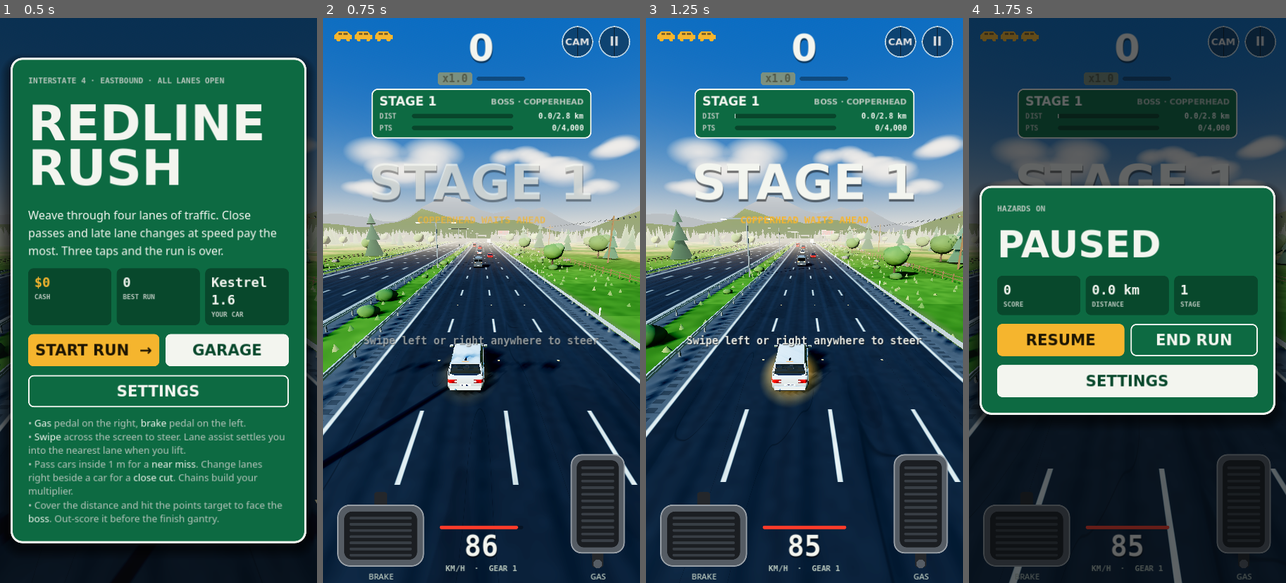
Above: before the commit, frames 1-4 (left to right).
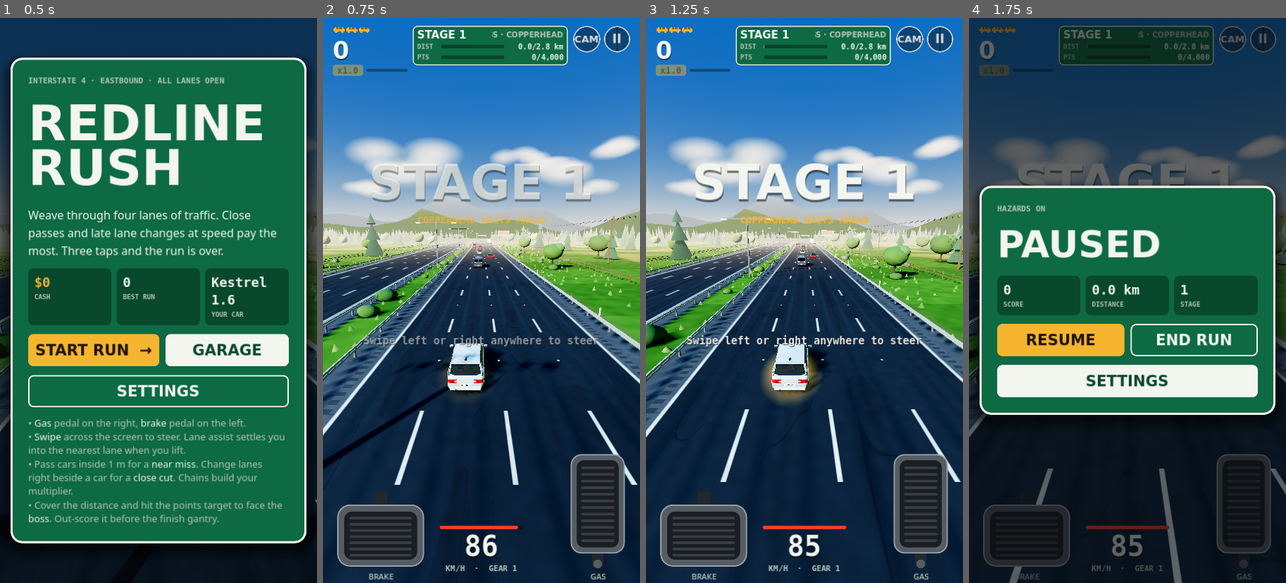
Above: after the commit, the same moments.

Repository: dexdev4/hesigame
Game: Godot game, scene res://scenes/main.tscn
Same seed, same stepped clock (60 frames per second), same inputs: the game is played once before the commit and once after it.
Inputs (mouse positions are in pixels of both pictures, inside the frame that each line leads up to):
- Up to frame 1 (0.5 s): no input
- Up to frame 2 (0.75 s): click "START RUN →" at 0.5 s
- Up to frame 3 (1.25 s): no input
- Up to frame 4 (1.75 s): tap Enter at 1.25 s; move the mouse to (1197, 272) at 1.27 s; hold Right from 1.28 s (still down); tap P at 1.35 s; click (1197, 272) at 1.42 s; tap Space at 1.52 s

Frame 1 is identical in both runs. In frame 2, 11% of the frame differs, in the area x 3-98%, y 1-22%; in frame 3, 11%; in frame 4, 11%.

Commit message:
Move the stage tracker and score into a slim band at the top
The stage tracker sat in the middle of the upper screen and the score
was a large number above it, covering traffic ahead in the chase view.
Lives, score and multiplier now share a compact column at the top left,
the tracker is a slim panel along the top edge between them and the
CAM/pause buttons, and in landscape the speedometer sits beside the gas
pedal instead of over the car.

Co-Authored-By: Claude Opus 5.5 <noreply@anthropic.com>
Claude-Session: https://claude.ai/code/session_01V3t6tCQmwGKSinx7jPHTtZ

Diff:
--- a/scripts/hud.gd
+++ b/scripts/hud.gd
@@ -285,7 +285,6 @@
 		top = maxf(0.0, safe.position.y) * k
 		bottom = maxf(0.0, win.y - safe.end.y) * k
 	_top_margin.add_theme_constant_override("margin_top", int(18 + top))
-	_goal.offset_top = 160 + top
 	_bottom = bottom
 	layout_pedals()
 	_kmh.get_parent().offset_bottom = -(26 + bottom)
@@ -317,45 +316,45 @@
 	top.mouse_filter = Control.MOUSE_FILTER_IGNORE
 	_top_margin.add_child(top)
 
+	# One slim band along the top of the screen, so the road ahead stays clear:
+	# lives and score on the left, the stage tracker in the middle, buttons right.
+	top.add_theme_constant_override("separation", 12)
+	var mid := VBoxContainer.new()
+	mid.alignment = BoxContainer.ALIGNMENT_BEGIN
+	mid.add_theme_constant_override("separation", 0)
+	mid.custom_minimum_size.x = 170
+	mid.mouse_filter = Control.MOUSE_FILTER_IGNORE
+	top.add_child(mid)
 	_lives_ctrl = Control.new()
-	_lives_ctrl.custom_minimum_size = Vector2(150, 40)
-	_lives_ctrl.size_flags_horizontal = Control.SIZE_EXPAND_FILL
+	_lives_ctrl.custom_minimum_size = Vector2(170, 24)
 	_lives_ctrl.mouse_filter = Control.MOUSE_FILTER_IGNORE
 	_lives_ctrl.draw.connect(_draw_lives)
-	top.add_child(_lives_ctrl)
-
-	var mid := VBoxContainer.new()
-	mid.alignment = BoxContainer.ALIGNMENT_BEGIN
-	mid.mouse_filter = Control.MOUSE_FILTER_IGNORE
-	top.add_child(mid)
-	_score = _label("0", 84, LINE, display_font)
-	_score.horizontal_alignment = HORIZONTAL_ALIGNMENT_CENTER
+	mid.add_child(_lives_ctrl)
+	_score = _label("0", 54, LINE, display_font)
 	_score.add_theme_color_override("font_shadow_color", Color(0, 0, 0, 0.5))
-	_score.add_theme_constant_override("shadow_offset_y", 4)
+	_score.add_theme_constant_override("shadow_offset_y", 3)
 	mid.add_child(_score)
-	var combo_row := _row(10)
-	combo_row.alignment = BoxContainer.ALIGNMENT_CENTER
+	var combo_row := _row(8)
 	mid.add_child(combo_row)
 	_mult_bg = PanelContainer.new()
 	var msb := _flat(AMBER, 6)
 	msb.content_margin_left = 10
 	msb.content_margin_right = 10
 	_mult_bg.add_theme_stylebox_override("panel", msb)
-	_mult = _label("x1.0", 24, AMBER_INK, mono_font)
+	_mult = _label("x1.0", 20, AMBER_INK, mono_font)
 	_mult_bg.add_child(_mult)
 	combo_row.add_child(_mult_bg)
-	_combo = _bar(_fill_amber, 9)
-	_combo.custom_minimum_size.x = 110
+	_combo = _bar(_fill_amber, 7)
+	_combo.custom_minimum_size.x = 90
 	combo_row.add_child(_combo)
 
 	var right := HBoxContainer.new()
-	right.size_flags_horizontal = Control.SIZE_EXPAND_FILL
 	right.alignment = BoxContainer.ALIGNMENT_END
 	right.mouse_filter = Control.MOUSE_FILTER_IGNORE
 	top.add_child(right)
 	pause_btn = Button.new()
 	pause_btn.text = "II"
-	pause_btn.custom_minimum_size = Vector2(72, 72)
+	pause_btn.custom_minimum_size = Vector2(60, 60)
 	pause_btn.add_theme_font_override("font", display_font)
 	pause_btn.add_theme_font_size_override("font_size", 28)
 	var pst := _flat(Color(0.04, 0.05, 0.06, 0.45), 36, Color(LINE, 0.7), 3)
@@ -369,46 +368,48 @@
 	cam_btn.text = "CAM"
 	cam_btn.add_theme_font_size_override("font_size", 22)
 	cam_btn.pressed.connect(func() -> void: act.emit("cam_cycle", ""))
-	right.add_theme_constant_override("separation", 12)
+	right.add_theme_constant_override("separation", 8)
 	right.add_child(cam_btn)
 	right.add_child(pause_btn)
+	right.size_flags_vertical = Control.SIZE_SHRINK_BEGIN
 
 	# goal sign
 	_goal = PanelContainer.new()
-	_goal.anchor_left = 0.5
-	_goal.anchor_right = 0.5
-	_goal.offset_left = -250
-	_goal.offset_right = 250
-	_goal.offset_top = 160
+	_goal.size_flags_horizontal = Control.SIZE_EXPAND_FILL
+	_goal.size_flags_vertical = Control.SIZE_SHRINK_BEGIN
 	_goal.mouse_filter = Control.MOUSE_FILTER_IGNORE
-	var gs := _flat(SIGN, 14, LINE, 3)
-	gs.set_content_margin_all(12)
-	gs.content_margin_left = 18
-	gs.content_margin_right = 18
+	var gs := _flat(Color(SIGN, 0.88), 10, LINE, 2)
+	gs.set_content_margin_all(6)
+	gs.content_margin_left = 10
+	gs.content_margin_right = 10
 	_goal.add_theme_stylebox_override("panel", gs)
 	_g["style"] = gs
-	play_layer.add_child(_goal)
+	top.add_child(_goal)
+	top.move_child(_goal, 1)
 	var gv := VBoxContainer.new()
-	gv.add_theme_constant_override("separation", 4)
+	gv.add_theme_constant_override("separation", 1)
 	_goal.add_child(gv)
 	var head := _row(8)
 	gv.add_child(head)
-	_g["title"] = _label("STAGE 1", 28, LINE, display_font)
+	_g["title"] = _label("STAGE 1", 24, LINE, display_font)
 	_g["title"].size_flags_horizontal = Control.SIZE_EXPAND_FILL
 	head.add_child(_g["title"])
-	_g["sub"] = _label("", 18, MUTED, display_font)
+	_g["sub"] = _label("", 17, MUTED, display_font)
+	_g["sub"].clip_text = true
+	_g["sub"].size_flags_horizontal = Control.SIZE_EXPAND_FILL
+	_g["sub"].horizontal_alignment = HORIZONTAL_ALIGNMENT_RIGHT
 	_g["sub"].size_flags_vertical = Control.SIZE_SHRINK_CENTER
 	head.add_child(_g["sub"])
 	for i in [1, 2]:
-		var r := _row(10)
+		var r := _row(6)
 		gv.add_child(r)
-		var l := _label("DIST", 16, MUTED, mono_font)
-		l.custom_minimum_size.x = 64
+		var l := _label("DIST", 15, MUTED, mono_font)
+		l.custom_minimum_size.x = 48
 		r.add_child(l)
-		var b := _bar(_fill_white, 10)
+		var b := _bar(_fill_white, 8)
 		r.add_child(b)
 		var v := _label("0", 17, LINE, mono_font)
-		v.custom_minimum_size.x = 150
+		v.custom_minimum_size.x = 128
 		v.horizontal_alignment = HORIZONTAL_ALIGNMENT_RIGHT
 		r.add_child(v)
 		_g["l%d" % i] = l
@@ -495,6 +496,7 @@
 
 func _draw_lives() -> void:
 	var c := _lives_ctrl
+	c.draw_set_transform(Vector2(0, -6), 0.0, Vector2(0.62, 0.62))
 	for i in _max_lives:
 		var x := 4.0 + i * 46.0
 		var y := 10.0
@@ -1193,6 +1195,8 @@
 		if c.position.y + c.size.y > vp.y - 220.0 and c.position.x > vp.x / 2.0:
 			rgt = minf(rgt, c.position.x - 8.0)
 	var mid := (lft + rgt) / 2.0 if lft > 0.0 else vp.x / 2.0
+	if vp.x > vp.y:  # landscape: beside the gas pedal, clear of the car in the middle
+		mid = gas.position.x - 150.0
 	spd.anchor_left = 0.0
 	spd.anchor_right = 0.0
 	spd.offset_left = mid - 130.0
